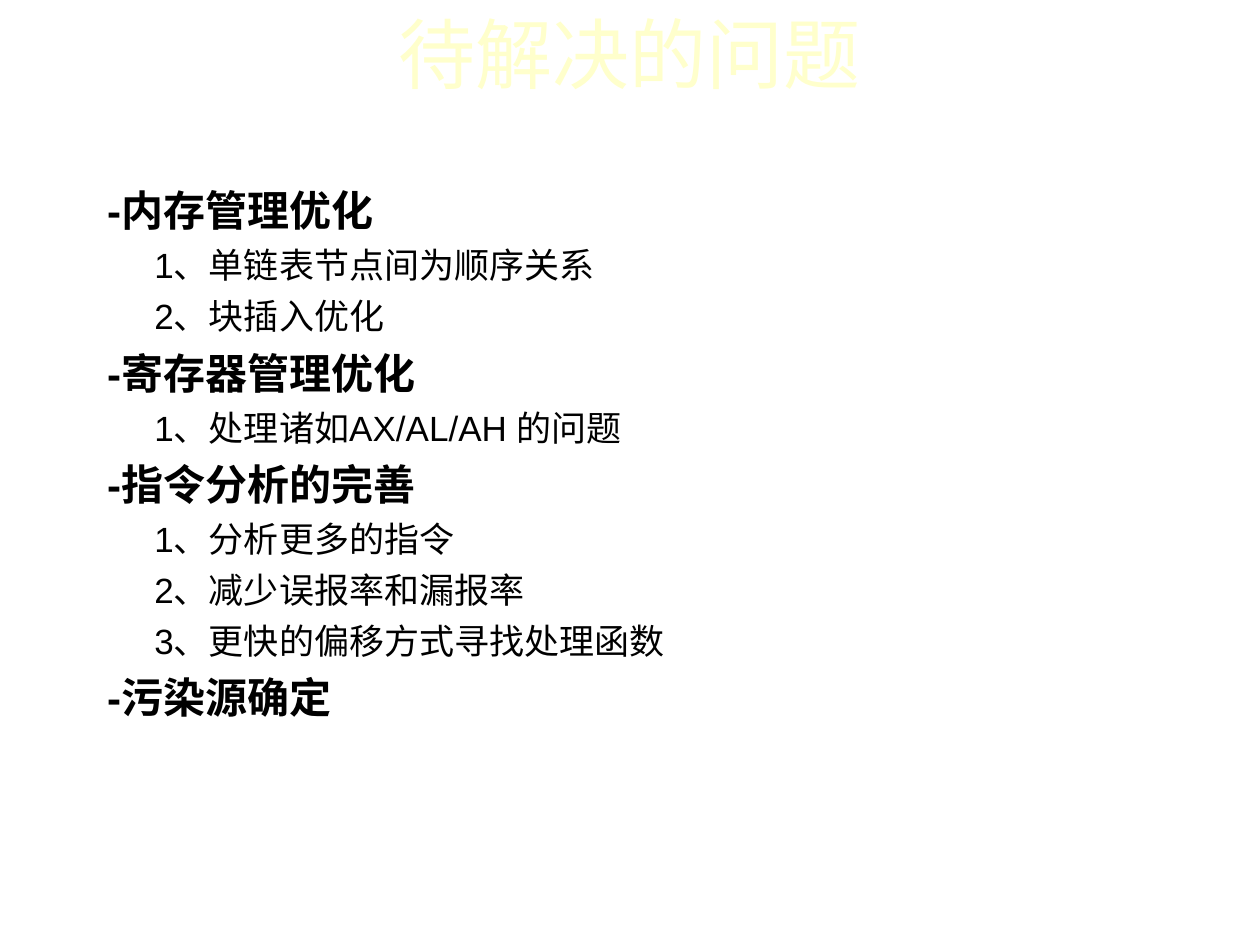
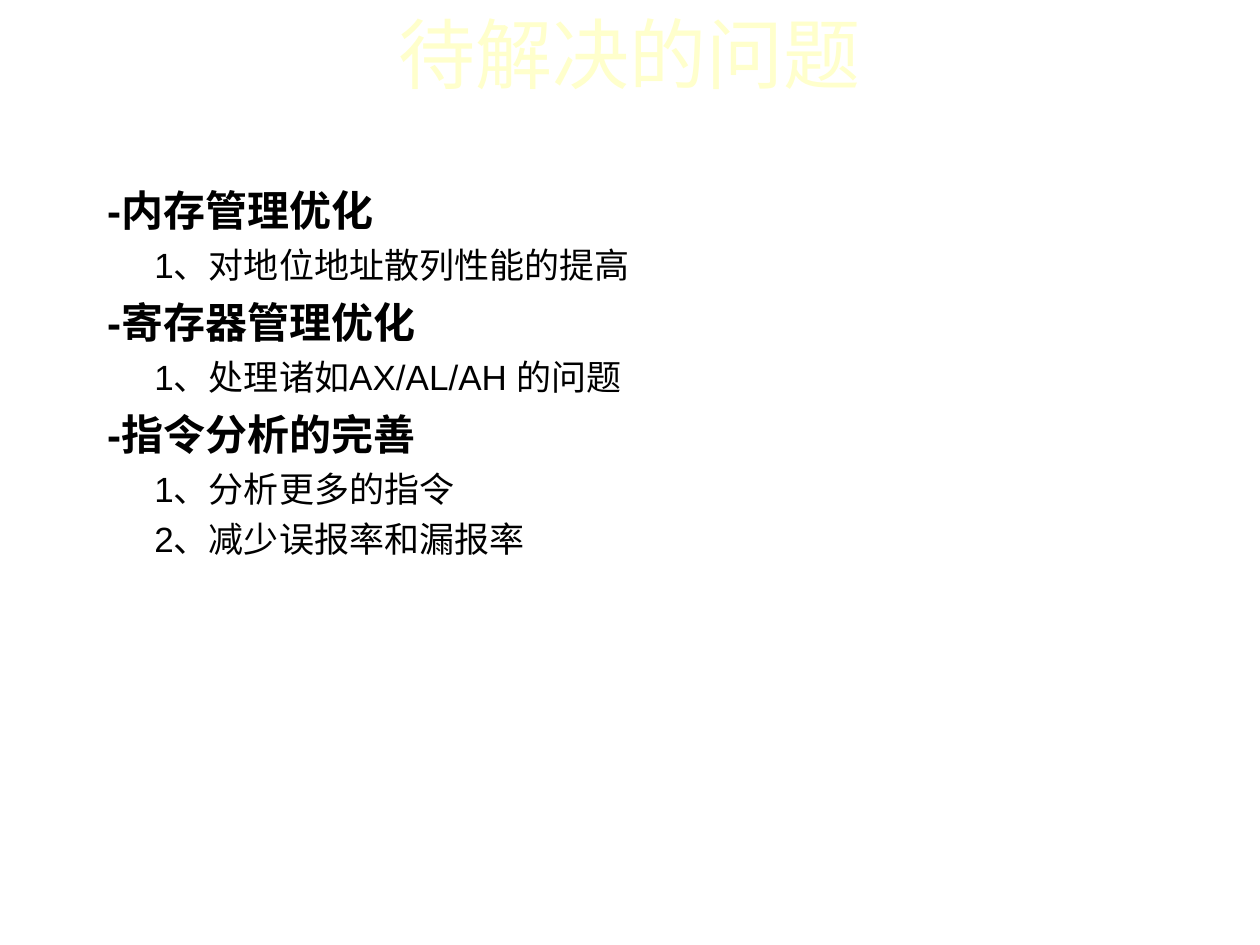
Before and after one commit to iidx/devilheart, a slide deck: slide 14 of doc/TaintAnalysis.ppt (slide 13 before the commit). Drawn at 1260x945 pixels with LibreOffice and Linux fonts; fonts in the diff are those of the drawing; background and template pictures are left out. Boxes give left, top, right and bottom in pixels: in the first picture for what was removed or moved away, otherwise in the second. Text is boxed around its words. In the diff, an @@ line names an element or a change of style, - is before the commit and + after.

```diff
--- a/doc/TaintAnalysis.ppt
+++ b/doc/TaintAnalysis.ppt
@@ text at [154,250,629,281]: text changed @@
-1、单链表节点间为顺序关系
-2、块插入优化
+1、对地位地址散列性能的提高
@@ text at [107,626,664,717]: paragraphs removed @@
-3、更快的偏移方式寻找处理函数
--污染源确定
```
Also in this commit, not shown: 6 other slides changed, 1 slide added.
